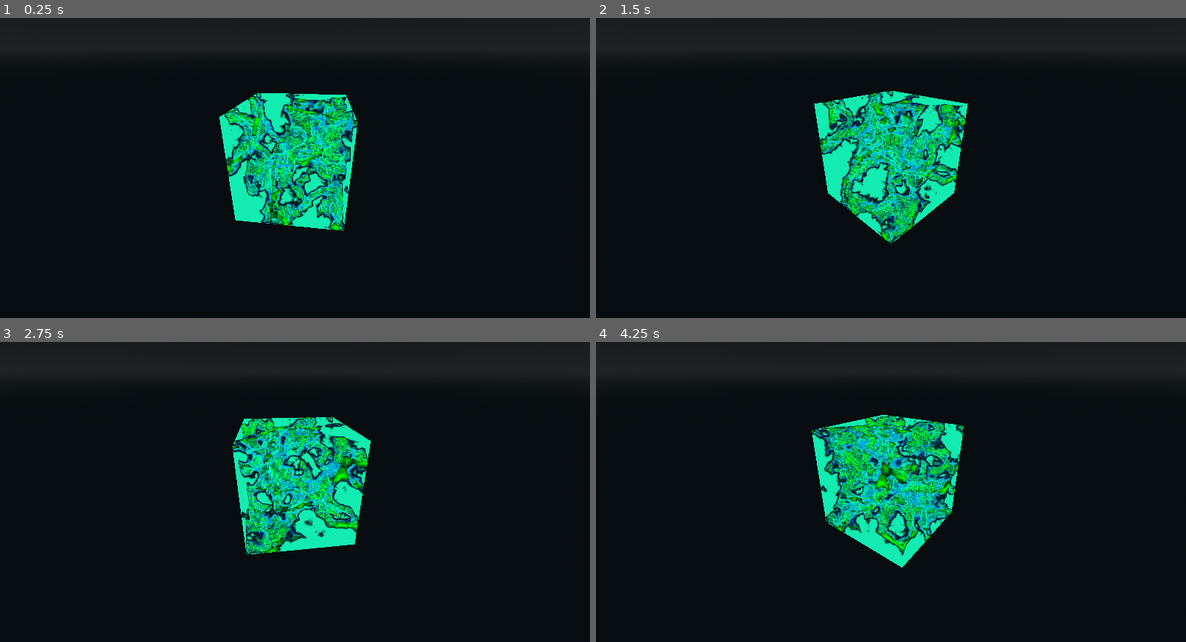
Above: before the commit, frames 1-4 (two rows, left to right).
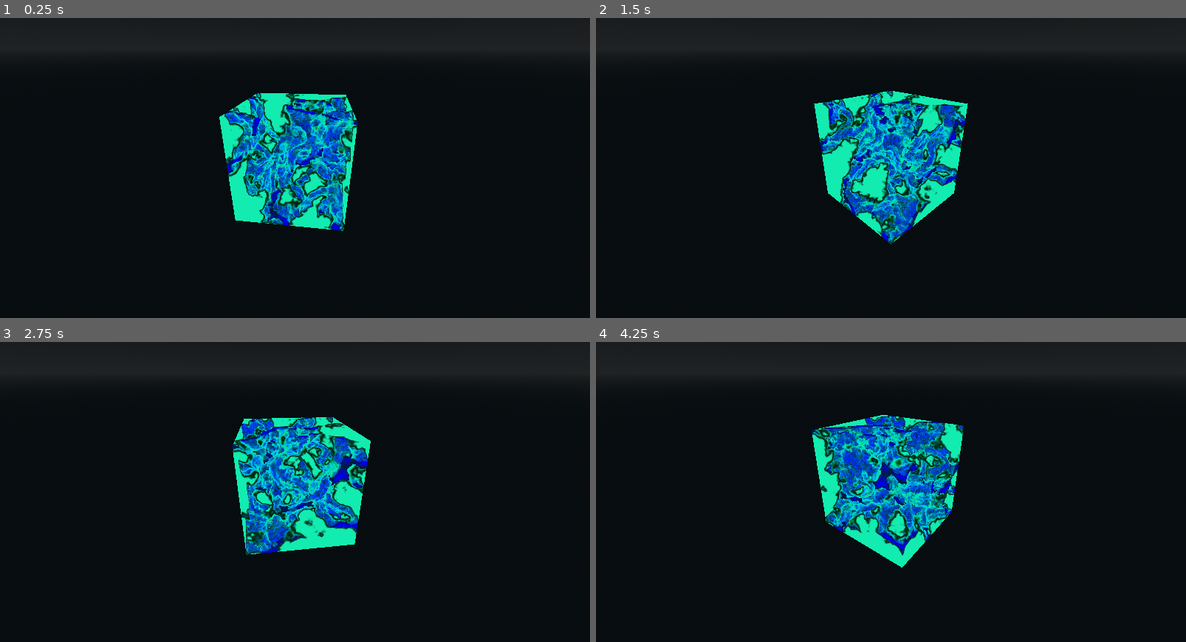
Above: after the commit, the same moments.

Repository: 1hue/GodotTexture3DVisualizer
Game: Godot game, scene res://main.tscn
Two runs of this game, one before a commit and one after it. Both use one fixed random seed, a clock stepped at 60 frames per second and the inputs below.
Inputs:
- Up to frame 1 (0.25 s): no input
- Up to frame 2 (1.5 s): no input
- Up to frame 3 (2.75 s): no input
- Up to frame 4 (4.25 s): no input

The runs differ from the first frame. In frame 1, 4.5% of the frame differs, in the area x 38-61%, y 24-71%; in frame 2, 4.4%; in frame 3, 4.5%; in frame 4, 5.2%, in the area x 36-63%, y 24-71%.

Commit message:
Undo swizzle on channels

Diff:
--- a/visualizer.gdshader
+++ b/visualizer.gdshader
@@ -67,7 +67,7 @@
 			break;
 		}
 
-		vec4 sample = texture(tex, coord).xzyw;
+		vec4 sample = texture(tex, coord);
 
 		// Accummulate this texel to the fragment only if it has actual visible colour
 		if (sample.a > 0.0) {
